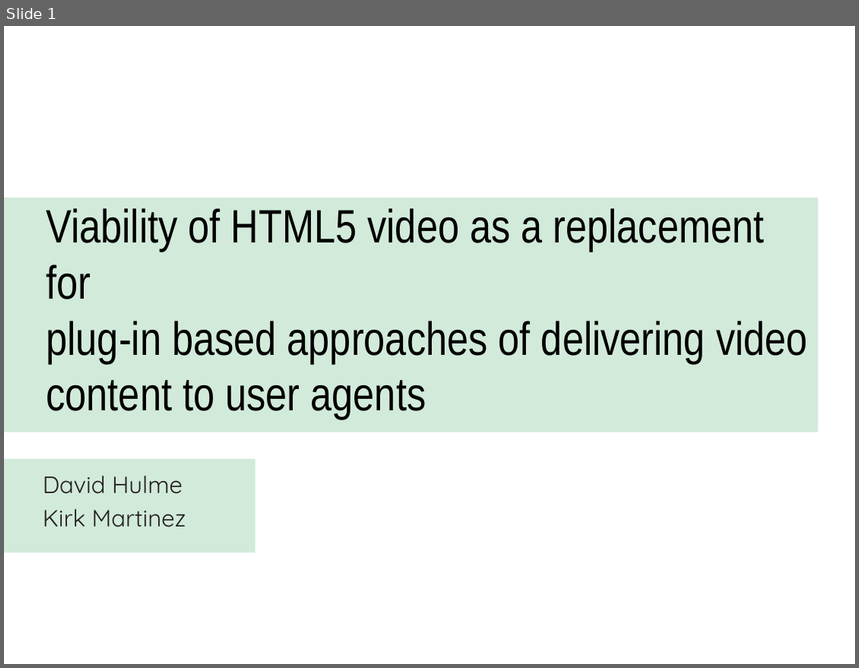
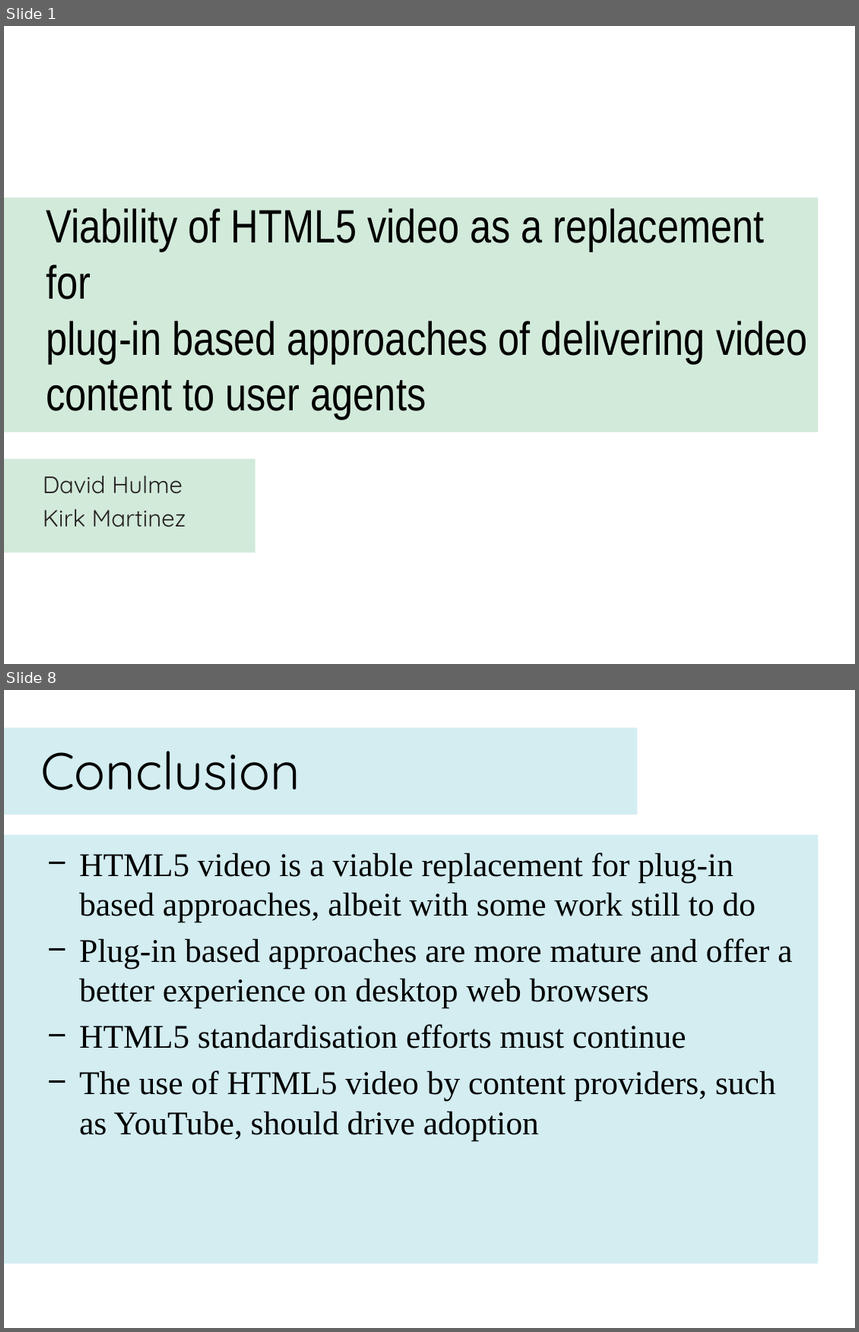
Before and after one commit to dhulme/irp, a slide deck: presentation/slides.pptx. Shown one above the other, each under a label of ours: slide 1 before the commit, slides 1 and 8 after it; the slides between them are not shown. The pictures are 859x668 and 859x1332 pixels, drawn with LibreOffice and Linux fonts; fonts in the diff are those of the drawing. Boxes give left, top, right and bottom in pixels: in the first picture for what was removed or moved away, otherwise in the second. Text is boxed around its words. In the diff, an @@ line names an element or a change of style, - is before the commit and + after.

Commit message:
Started slides content and minor poster changes

```diff
--- a/presentation/slides.pptx
+++ b/presentation/slides.pptx
@@ slide 8 added at <box>4,690,855,1328</box>, background #FFFFFF @@
@@ rectangle added at <box>4,727,637,815</box>, fill #D3EDF1 @@
@@ title added at <box>40,751,300,790</box>, 44 pt, text #000000 @@
+Conclusion
@@ rectangle added at <box>4,834,819,1264</box>, fill #D3EDF1 @@
@@ text added at <box>79,853,792,1141</box>, 28 pt, text #000000 @@
+− HTML5 video is a viable replacement for plug-in based approaches, albeit with some work still to do
+− Plug-in based approaches are more mature and offer a better experience on desktop web browsers
+− HTML5 standardisation efforts must continue
+− The use of HTML5 video by content providers, such as YouTube, should drive adoption
```
Also in this commit, not shown: 3 slides changed, 3 other slides added, 4 slides removed, 1 other file.
